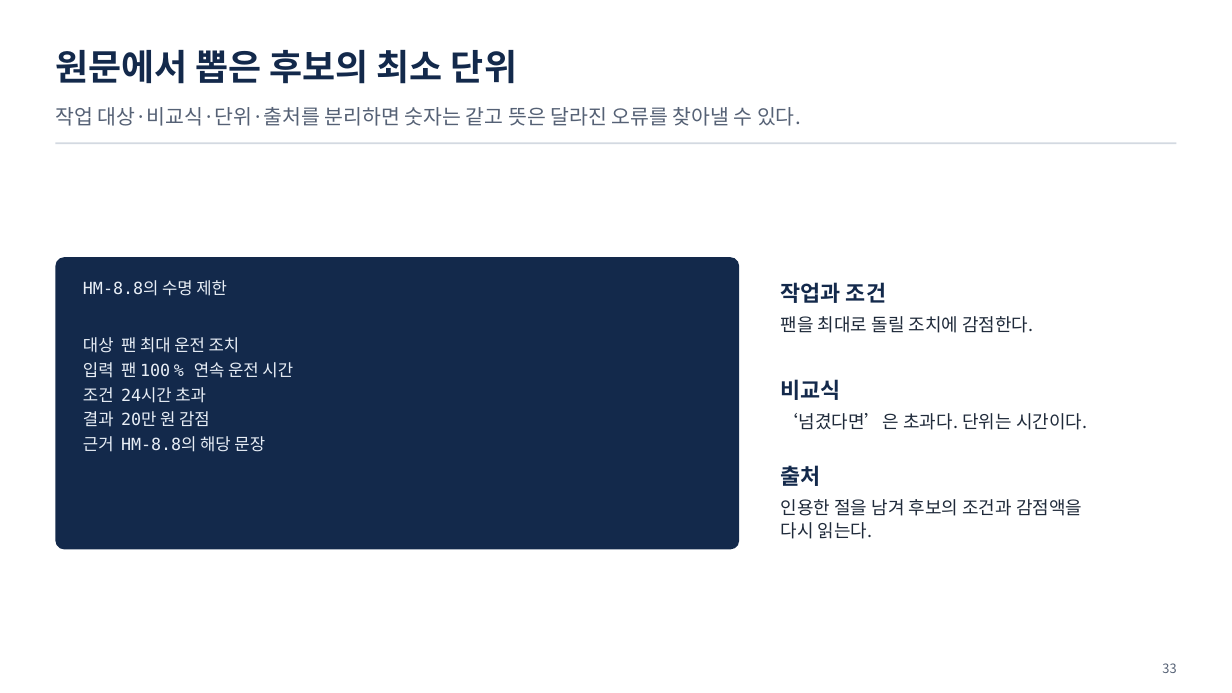
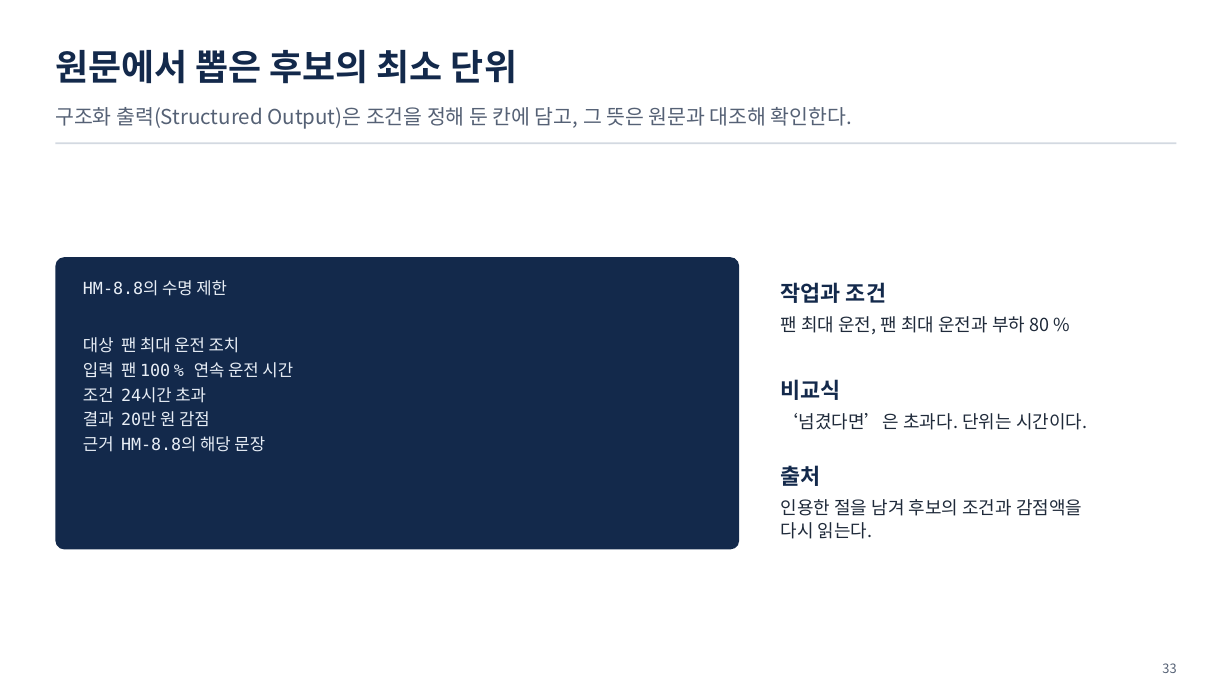
Before and after one commit to uengine-oss/hyd-iot-edu, a slide deck: slide 33 of workspace/강의제작/산출물/실전반/이론/03회차/실전반_03일차.pptx. Drawn at 1232x693 pixels with LibreOffice and Linux fonts; fonts in the diff are those of the drawing. Boxes give left, top, right and bottom in pixels: in the first picture for what was removed or moved away, otherwise in the second. Text is boxed around its words. In the diff, an @@ line names an element or a change of style, - is before the commit and + after.

Commit message:
실전 3회차 문서 추출·검토·조회에서 대상 작업과 근거를 연결

```diff
--- a/workspace/강의제작/산출물/실전반/이론/03회차/실전반_03일차.pptx
+++ b/workspace/강의제작/산출물/실전반/이론/03회차/실전반_03일차.pptx
@@ text at <box>55,107,852,129</box>: text changed @@
-작업 대상·비교식·단위·출처를 분리하면 숫자는 같고 뜻은 달라진 오류를 찾아낼 수 있다.
+구조화 출력(Structured Output)은 조건을 정해 둔 칸에 담고, 그 뜻은 원문과 대조해 확인한다.
@@ text at <box>781,316,1049,335</box>: text changed @@
-팬을 최대로 돌릴 조치에 감점한다.
+팬 최대 운전, 팬 최대 운전과 부하 80 %
```
Also in this commit, not shown: 3 other slides changed, 4 other files.
